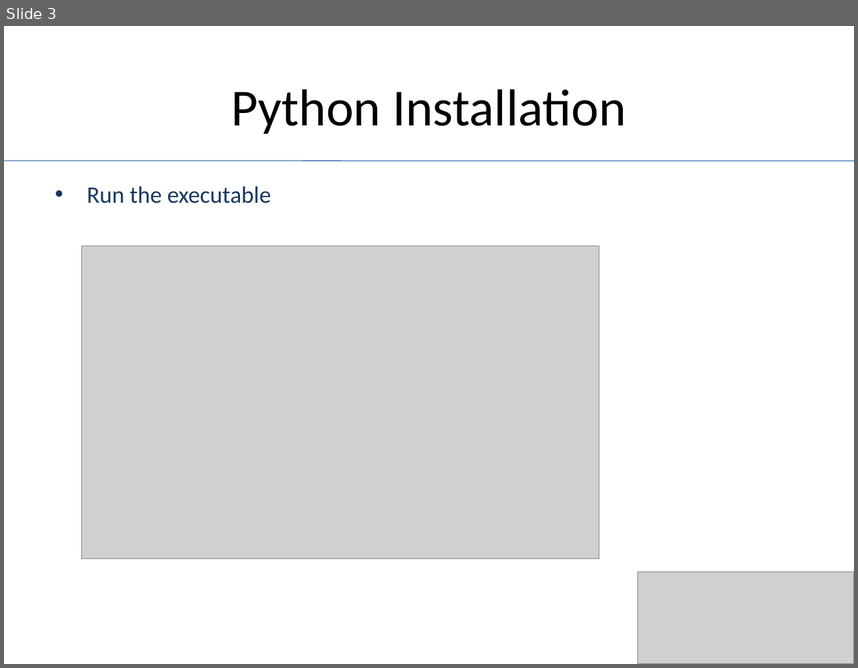
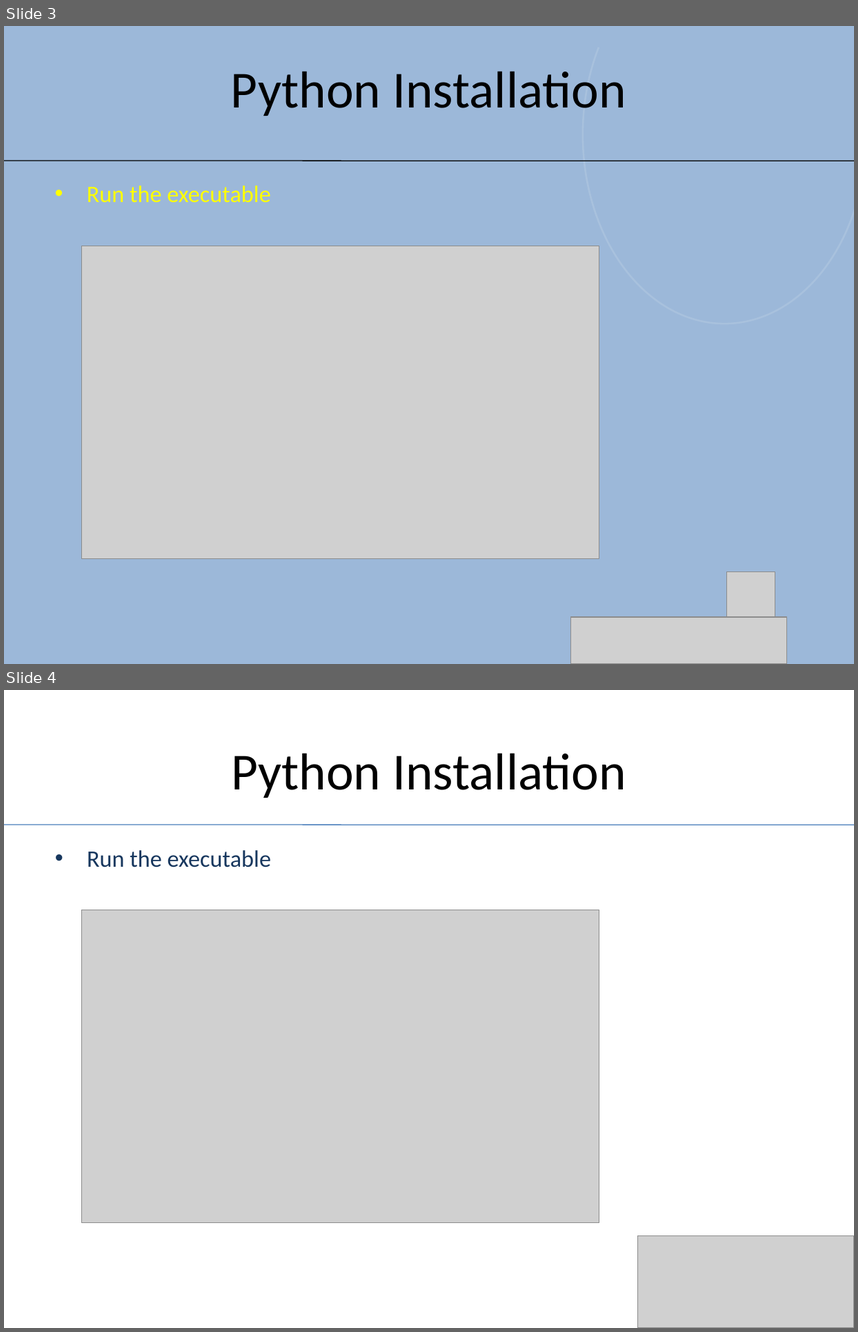
Before and after one commit to aimlearnings/DataScience, a slide deck: Installation.pptx. Shown one above the other, each under a label of ours: slide 3 before the commit, slides 3 and 4 after it. The pictures are 858x668 and 858x1332 pixels, drawn with LibreOffice and Linux fonts; fonts in the diff are those of the drawing; grey boxes stand for pictures; background and template pictures are left out. Boxes give left, top, right and bottom in pixels: in the first picture for what was removed or moved away, otherwise in the second. Text is boxed around its words. In the diff, an @@ line names an element or a change of style, - is before the commit and + after.

```diff
--- a/Installation.pptx
+++ b/Installation.pptx
@@ slide 3 added at <box>4,26,854,664</box>, background picture (left out) @@
@@ rectangle added at <box>4,26,854,664</box>, fill #4F81BD at 56% opacity @@
@@ arc (boxed as its full ellipse) added at <box>583,26,854,323</box>, outline #FFFFFF 1.5 pt @@
@@ text added at <box>231,71,626,116</box>, 44 pt, text #000000 @@
+Python Installation
@@ line added from (4, 161) to (854, 161), #000000 0.75 pt @@
@@ text added at <box>87,185,270,203</box>, 20 pt, text #FFFF00 @@
+• Run the executable
@@ picture added at <box>82,245,599,558</box> @@
@@ picture added at <box>726,572,775,620</box> @@
@@ picture added at <box>571,617,787,664</box> @@
@@ what was slide 3 is now slide 4 @@
```
Also in this commit, not shown: 2 slides changed, 2 other slides added, 5 other files.
